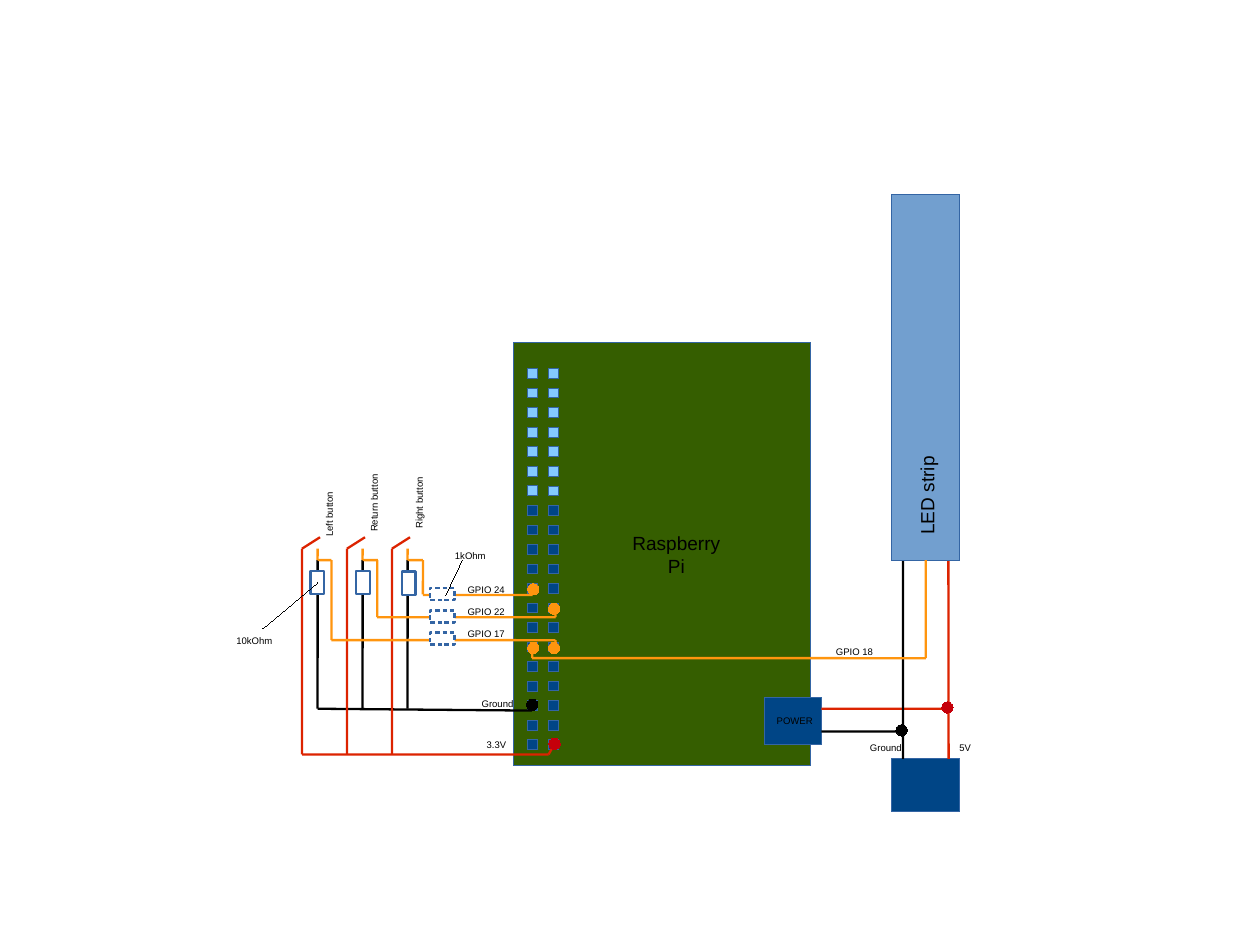
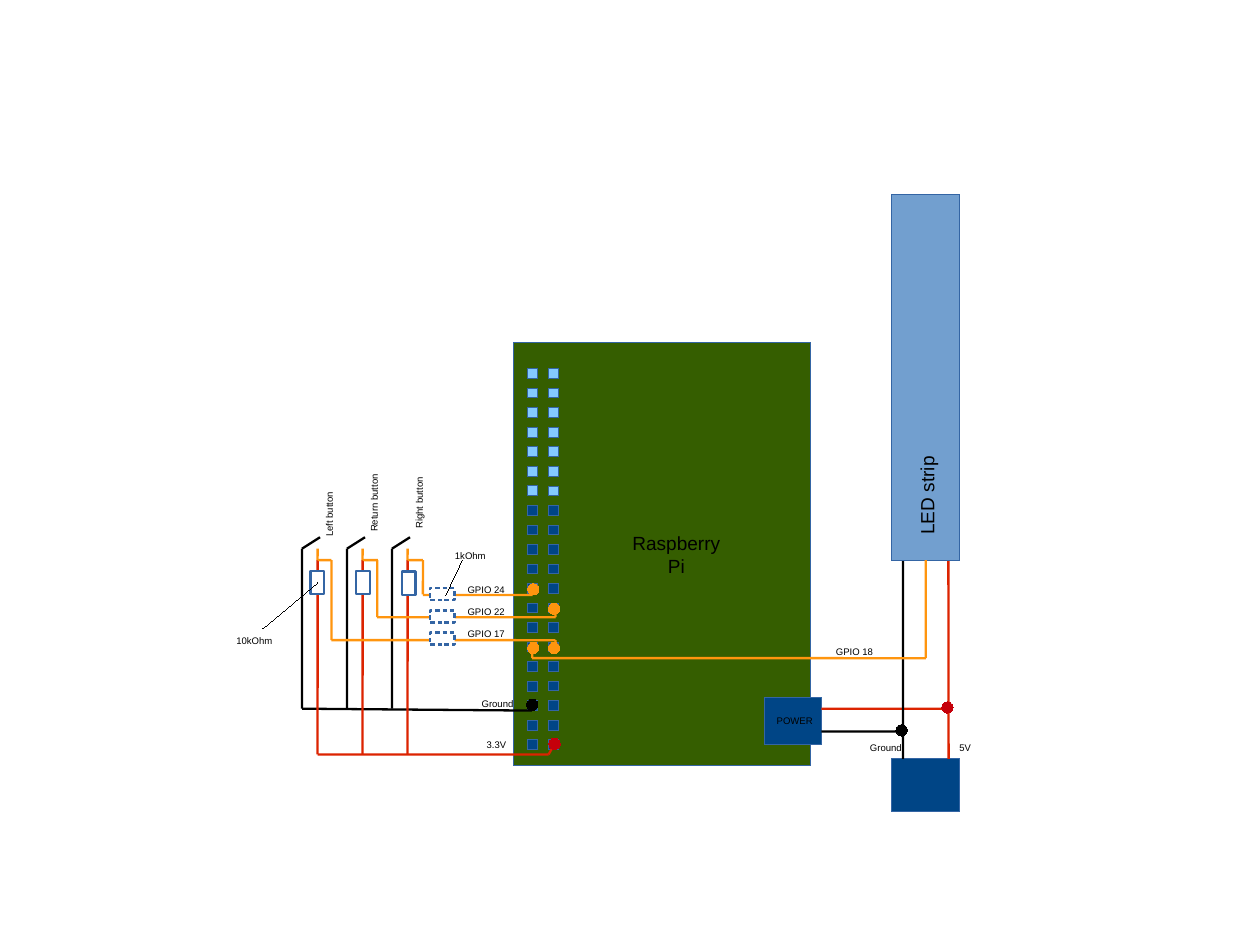
Before and after one commit to bk1285/rpi_wordclock, a slide deck: slide 1 of doc/wiring.odp. Drawn at 1260x945 pixels with LibreOffice and Linux fonts; fonts in the diff are those of the drawing. Boxes give left, top, right and bottom in pixels: in the first picture for what was removed or moved away, otherwise in the second. Text is boxed around its words. In the diff, an @@ line names an element or a change of style, - is before the commit and + after.

```diff
--- a/doc/wiring.odp
+++ b/doc/wiring.odp
@@ line (302, 549) - (320, 537): stroke #DC2300 1.45 pt to #000000 1.45 pt @@
@@ line (348, 549) - (365, 537): stroke #DC2300 1.45 pt to #000000 1.45 pt @@
@@ line (392, 549) - (410, 537): stroke #DC2300 1.45 pt to #000000 1.45 pt @@
@@ line moved from (302, 755) - (302, 549) to (302, 709) - (302, 549) @@
@@ line (302, 709) - (302, 549): stroke #DC2300 1.45 pt to #000000 1.45 pt @@
@@ line moved from (318, 709) - (318, 560) to (318, 755) - (318, 560) @@
@@ line (318, 755) - (318, 560): stroke #000000 1.45 pt to #DC2300 1.45 pt @@
@@ line moved from (348, 755) - (348, 549) to (348, 709) - (348, 549) @@
@@ line (348, 709) - (348, 549): stroke #DC2300 1.45 pt to #000000 1.45 pt @@
@@ line moved from (362, 709) - (362, 560) to (362, 755) - (362, 560) @@
@@ line (362, 755) - (362, 560): stroke #000000 1.45 pt to #DC2300 1.45 pt @@
@@ line moved from (392, 755) - (392, 549) to (392, 709) - (392, 549) @@
@@ line (392, 709) - (392, 549): stroke #DC2300 1.45 pt to #000000 1.45 pt @@
@@ line moved from (408, 709) - (408, 560) to (408, 755) - (408, 560) @@
@@ line (408, 755) - (408, 560): stroke #000000 1.45 pt to #DC2300 1.45 pt @@
@@ line moved from (318, 709) - (532, 711) to (302, 709) - (532, 711) @@
@@ line moved from (302, 755) - (549, 755) to (318, 755) - (549, 755) @@
```
Also in this commit, not shown: 1 other file.
